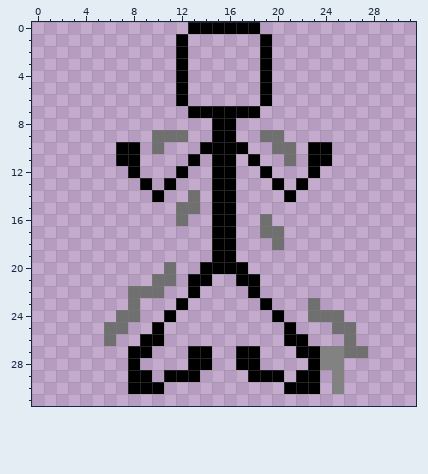
One commit to this pixel-art file: Sprite/item/gravityfield.aseprite. The first picture shows the starting point.
32x32 pixels, 1 frame.
After:
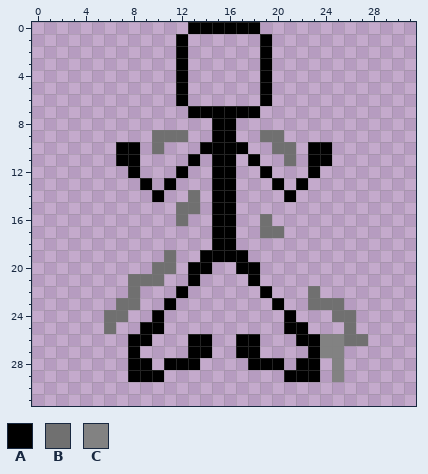
Palette (. is transparent): A #000000  B #707070  C #828282
The exact change:
There is now colour A in row 19 at x 14 and 17; in row 20 at x 13 and 18; in row 22 at x 12 and 19; in row 23 at x 11 and 20; in row 24 at x 10 and 21; in row 25 at x 9 and 22.
There is now colour A in row 26 at x 8, 13 to 14, 17 to 18 and 23; in row 28 at x 9, 11 to 12, 19 to 20 and 22; in row 29 at x 10 and 21.
There is now colour B in row 19 at x 11; in row 20 at x 10; in row 21 at x 8 to 9; in row 22 at x 23; in row 23 at x 7 and 24 to 25; in row 24 at x 6 and 26.
There is now colour B in row 26 at x 27.
There is now colour C in row 26 at x 24 to 25.
Colour A is removed in row 20 at x 15 to 16; in row 21 at x 14 and 17; in row 22 at x 13 and 18; in row 23 at x 12 and 19; in row 24 at x 11 and 20; in row 26 at x 10 and 21.
Colour A is removed in row 27 at x 9 and 22; in row 28 at x 14 and 17; in row 29 at x 11 to 13 and 18 to 20; in row 30 at x 8 to 10 and 21 to 23.
Colour B is removed in row 18 at x 20; in row 21 at x 11; in row 22 at x 9 to 10; in row 24 at x 8 and 23 to 24; in row 25 at x 7 and 25; in row 26 at x 6.
Colour B is removed in row 27 at x 26 to 27.
Colour C is removed in row 28 at x 24; in row 30 at x 25.
Changed places in both pictures, as pixel boxes (x1, y1, x2, y2):
changed: (104, 238, 368, 394)
